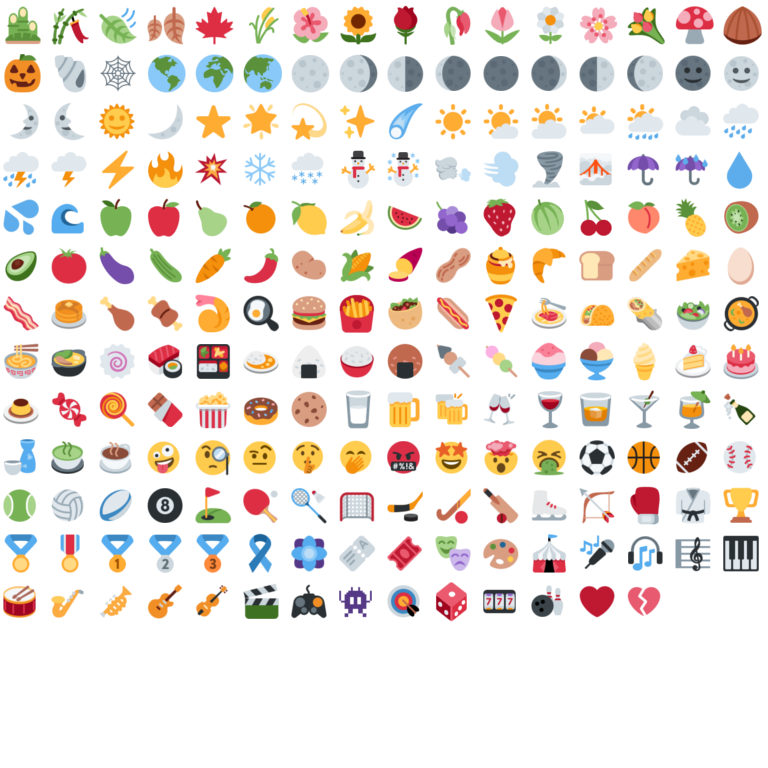
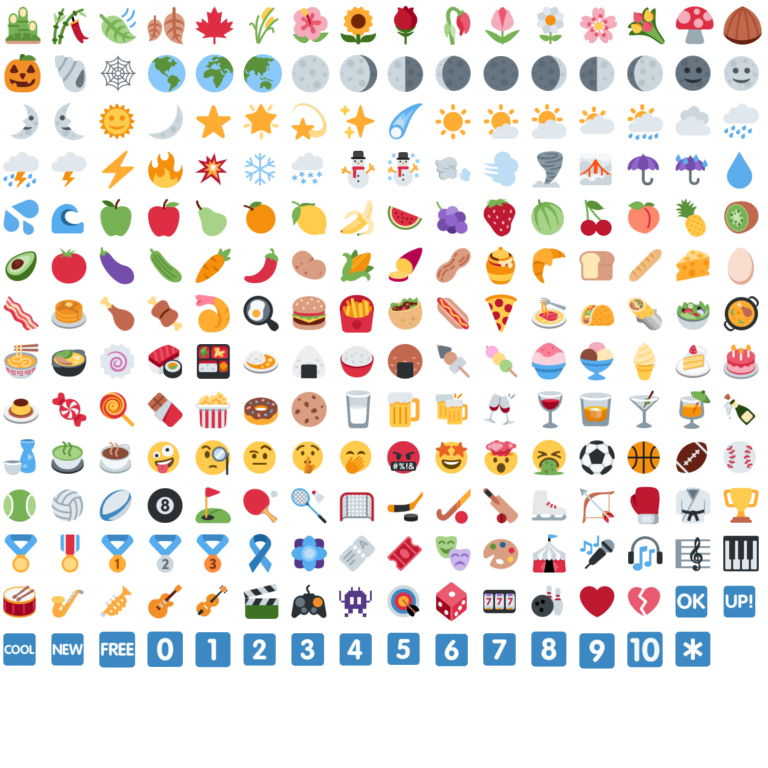
Revision of a layered 768 x 768 image; what changed, layer by layer:
added layer ":asterisk:" above ":keycap_ten:" over [675, 631, 711, 667]
added layer ":keycap_ten:" above ":nine:" over [627, 631, 663, 668]
added layer ":nine:" above ":eight:" over [579, 633, 615, 669]
added layer ":eight:" above ":seven:" over [531, 631, 567, 667]
added layer ":seven:" above ":six:" over [483, 633, 516, 666]
added layer ":six:" above ":five:" over [435, 633, 468, 667]
added layer ":five:" above ":four:" over [387, 632, 420, 665]
added layer ":four:" above ":three:" over [339, 633, 372, 666]
added layer ":three:" above ":two:" over [291, 633, 325, 666]
added layer ":two:" above ":one:" over [243, 633, 276, 666]
added layer ":one:" above ":zero:" over [195, 632, 231, 668]
added layer ":zero:" above ":free:" over [147, 631, 183, 667]
added layer ":free:" above ":new:" over [99, 631, 136, 668]
added layer ":new:" above ":cool:" over [51, 633, 84, 666]
added layer ":cool:" above ":up:" over [3, 633, 36, 666]
added layer ":up:" above ":ok:" over [723, 585, 756, 618]
added layer ":ok:" above ":broken_heart:" over [675, 585, 708, 618]
